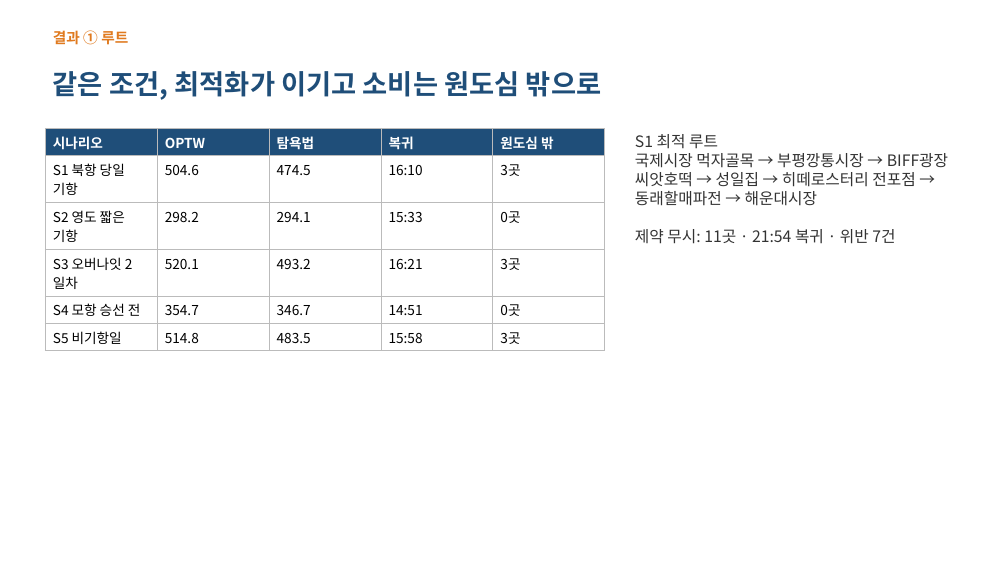
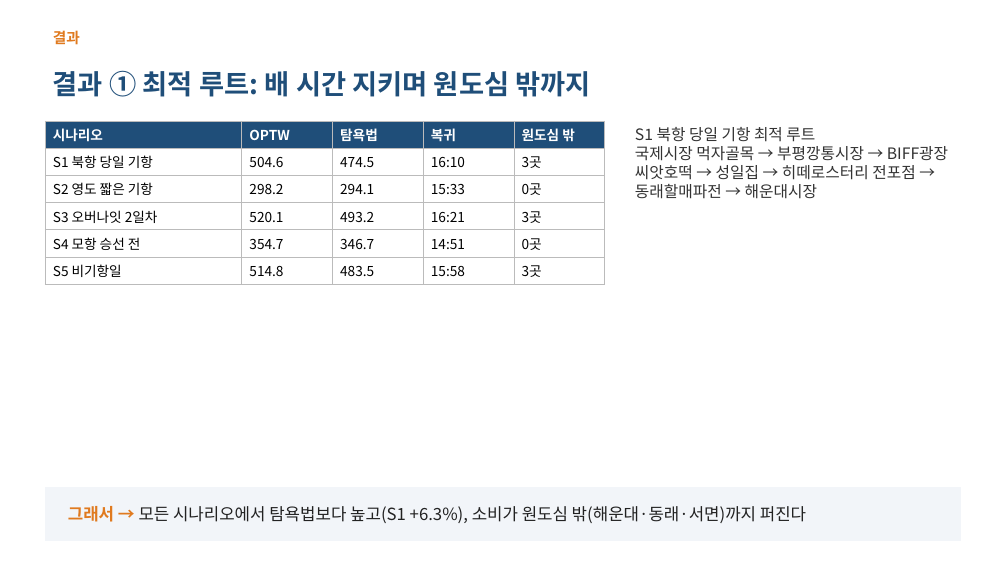
Before and after one commit to ddayoung03/busan-cruise-unpassing, a slide deck: slide 10 of 05_문서/3주차_발표자료.pptx (slide 8 before the commit). Drawn at 1008x567 pixels with LibreOffice and Linux fonts; fonts in the diff are those of the drawing. Boxes give left, top, right and bottom in pixels: in the first picture for what was removed or moved away, otherwise in the second. Text is boxed around its words. In the diff, an @@ line names an element or a change of style, - is before the commit and + after.

```diff
--- a/05_문서/3주차_발표자료.pptx
+++ b/05_문서/3주차_발표자료.pptx
@@ text at (x1=53, y1=30, x2=80, y2=45): text changed @@
-결과 ① 루트
+결과
@@ text at (x1=53, y1=70, x2=591, y2=97): text changed @@
-같은 조건, 최적화가 이기고 소비는 원도심 밖으로
+결과 ① 최적 루트: 배 시간 지키며 원도심 밖까지
@@ table resized from (x1=45, y1=129, x2=605, y2=348) to (x1=45, y1=121, x2=605, y2=281) @@
@@ text "S1 북항 당일 기항 최적 ..." moved from (x1=635, y1=134, x2=948, y2=244) to (x1=635, y1=127, x2=948, y2=199) @@
@@ text at (x1=635, y1=127, x2=815, y2=142): text changed @@
-S1 최적 루트
+S1 북항 당일 기항 최적 루트
@@ text at (x1=635, y1=229, x2=895, y2=244): paragraph removed @@
-제약 무시: 11곳 · 21:54 복귀 · 위반 7건
@@ rectangle added at (x1=45, y1=488, x2=960, y2=541), fill #F2F5F9, outline #F2F5F9 1 pt @@
@@ text added at (x1=68, y1=506, x2=806, y2=523), 16 pt, text #222222 @@
+그래서 → 모든 시나리오에서 탐욕법보다 높고(S1 +6.3%), 소비가 원도심 밖(해운대·동래·서면)까지 퍼진다
```
Also in this commit, not shown: 8 other slides changed, 5 slides added, 2 slides removed, 1 other file.
